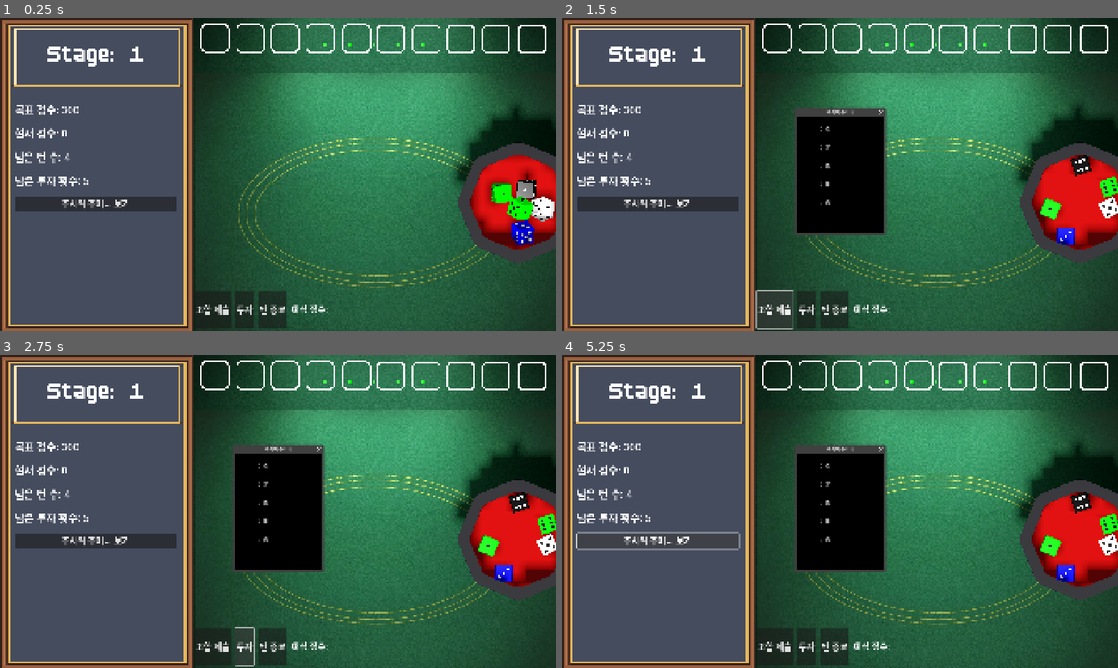
Above: before the commit, frames 1-4 (two rows, left to right).
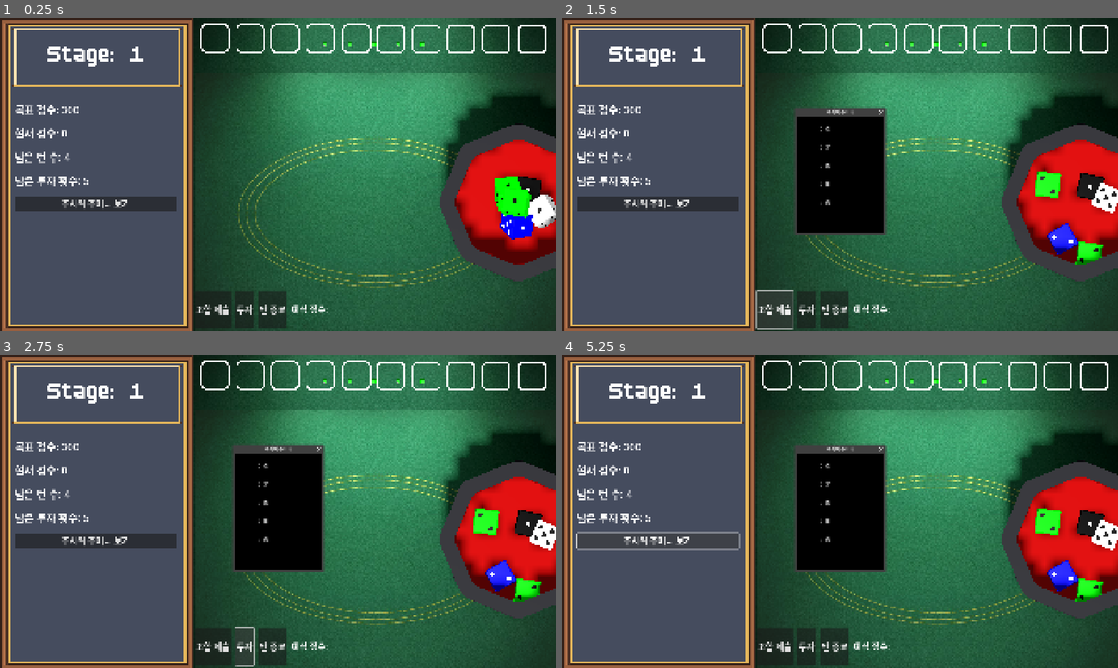
Above: after the commit, the same moments.

Repository: SangHyung-Jung/ColorDiceRollGame
Game: Godot game, scene res://main_screen.tscn
The game is run twice, just before and just after one commit, with the same random seed, the same clock (stepped at 60 frames per second) and the same inputs.
Inputs:
- Up to frame 1 (0.25 s): no input
- Up to frame 2 (1.5 s): click "주사위 주머니 보기" at 0.5 s; click "조합 제출" at 1.25 s
- Up to frame 3 (2.75 s): click "투자" at 2 s
- Up to frame 4 (5.25 s): click "주사위 주머니 보기" at 2.75 s; click "조합 제출" at 3.5 s; click "투자" at 4.25 s; click "주사위 주머니 보기" at 5 s

The runs differ from the first frame. In frame 1, 8.6% of the frame differs, in the area x 58-100%, y 7-85%; in frame 2, 8.7%; in frame 3, 8.7%; in frame 4, 8.7%.

Commit message:
upscale cup, dice

Diff:
--- a/main_screen.gd
+++ b/main_screen.gd
@@ -75,6 +75,7 @@
 	# 에셋 버전의 컵 생성 로직 사용
 	cup = CupScene.instantiate()
 	cup.position = GameConstants.CUP_POSITION
+	cup.scale = Vector3(1.3, 1.3, 1.3)
 	world_3d.add_child(cup)
 
 func _setup_game() -> void:
--- a/scripts/components/colored_dice.gd
+++ b/scripts/components/colored_dice.gd
@@ -72,7 +72,7 @@
 	dice_model.set_meta("_edit_lock_", true)
 
 	# 크기 조정 (더 잘 보이도록 크게 설정)
-	dice_model.scale = Vector3(0.6, 0.6, 0.6)
+	dice_model.scale = Vector3(0.85, 0.85, 0.85)
 
 	# 모델의 로컬 위치를 0으로 설정하여 부모(주사위)의 위치와 일치시킴
 	dice_model.position = Vector3.ZERO
Not shown, changed: dice.blend
Not shown, changed: dice.blend1
